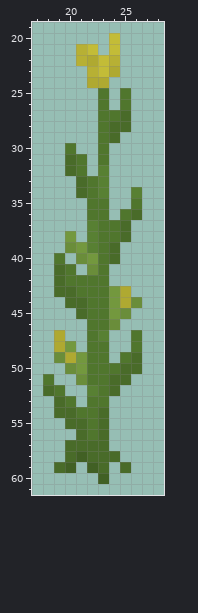
Pixel-art sprite: assets/map/corn_crop_right.png. This is how it looked before the edit.
The file is 32x64 pixels. Colours within 5 levels of each other are drawn and written as one. Shown: x 17..28, y 19..61.
Once edited:
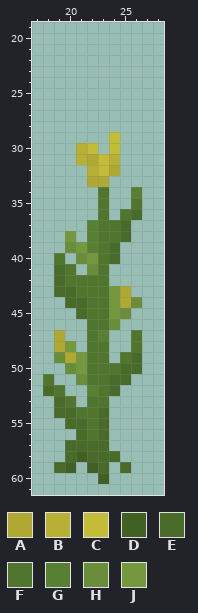
Palette (. is transparent): A #afa931  B #b7b034  C #c3bc37  D #416024  E #496b29  F #50762d  G #588033  H #6a8d3a  J #73983e
The edit:
The author put colour A in row 31 at x 22; in row 32 at x 24.
Colour F becomes colour A in row 33 at x 22.
Colour G becomes colour A in row 33 at x 23.
The author put colour B in row 30 at x 21; in row 31 at x 24; in row 32 at x 22.
Colour F becomes colour B in row 31 at x 21.
The author put colour C in row 30 at x 22 and 24.
Colour E becomes colour C in row 29 at x 24.
Colour F becomes colour C in row 31 at x 23.
Colour G becomes colour C in row 32 at x 23.
Colour G becomes colour F in row 34 at x 23.
Colour A is gone in row 22 at x 22; in row 23 at x 24; in row 24 at x 22 to 23.
Colour B is gone in row 21 at x 21; in row 22 at x 21 and 24; in row 23 at x 22.
Colour C is gone in row 20 at x 24; in row 21 at x 22 and 24; in rows 22 to 23 at x 23.
Colour E is gone in row 27 at x 25; in row 28 at x 24 to 25; in rows 31 to 32 at x 20; in rows 33 to 34 at x 21.
Colour F is gone in rows 25 to 26 at x 23 and 25; in row 27 at x 23 to 24; in rows 28 to 29 at x 23; in row 30 at x 20 and 23; in row 32 at x 21; in rows 34 to 36 at x 22.
